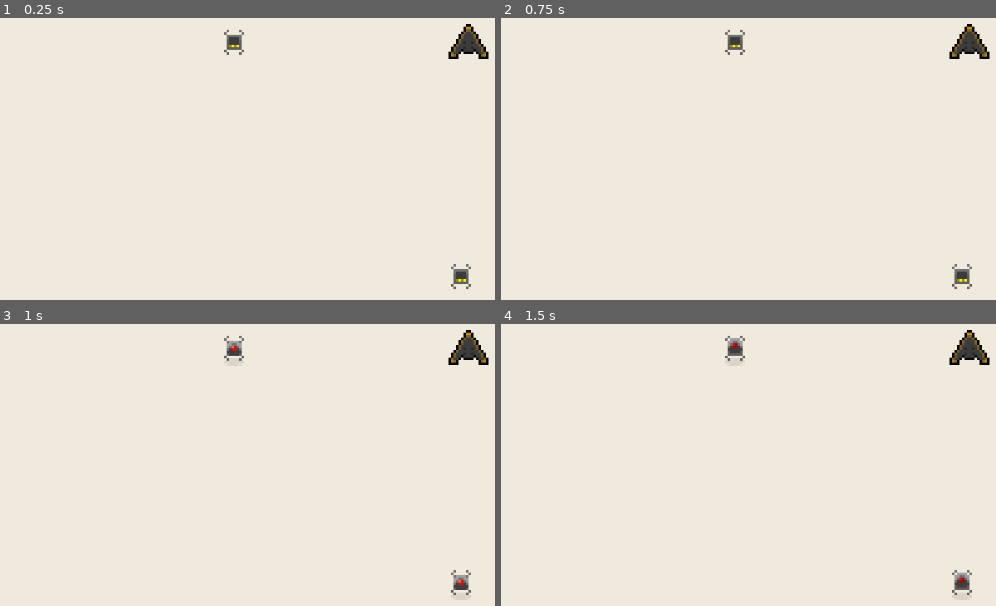
Above: before the commit, frames 1-4 (two rows, left to right).
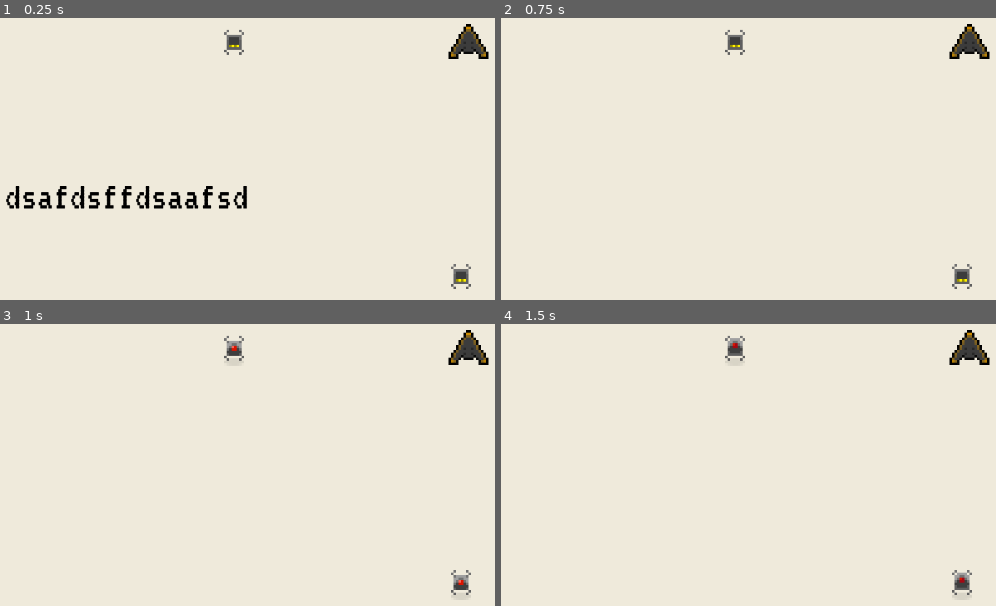
Above: after the commit, the same moments.

Repository: Anudin/LD41
Game: Godot game, scene res://Levels/Level2.tscn
Same seed, same stepped clock (60 frames per second), same inputs: the game is played once before the commit and once after it. This scene is started directly instead of the project's main scene.
Inputs:
- Up to frame 1 (0.25 s): no input
- Up to frame 2 (0.75 s): tap Enter (ui_accept) at 0.5 s; tap Space at 0.6 s
- Up to frame 3 (1 s): tap Enter (ui_accept) at 0.77 s
- Up to frame 4 (1.5 s): tap Enter (ui_accept) at 1.25 s; tap Backspace at 1.35 s

The runs differ from the first frame. In frame 1, 1.7% of the frame differs, in the area x 1-50%, y 59-68%; in frame 2, nothing differs; in frame 3, nothing differs; in frame 4, nothing differs.
Error before the commit: Parse Error: The method "win_condition" isn't declared in the current class. (res://Levels/Level.gd:27)
Error after the commit: Invalid set index 'position' (on base: 'null instance') with value of type 'Vector2'. (res://Spawns/PlayerSpawn.gd:9)

Commit message:
Implement game save and load

Diff:
--- a/Levels/Level.gd
+++ b/Levels/Level.gd
@@ -6,6 +6,14 @@
 export var SLOWMOTION_MODIFIER = 0.3
 export var SHOW_DIR_HINT = false
 export(PackedScene) var Movement
+
+# Implement in each script
+func win_condition():
+	pass
+
+# Implement if needed
+func save():
+	return {}
 
 func before():
 	pass
--- a/Levels/Level2.gd
+++ b/Levels/Level2.gd
@@ -1,4 +1,16 @@
 extends "res://Levels/Level.gd"
+
+var skip_tutorial = false
+
+func save():
+	return {"skip_tutorial": skip_tutorial}
+
+func before():
+	if skip_tutorial:
+		$TutorialLayer/TutorialText.hide()
+		return
+
+	get_tree().paused = true
 
 func win_condition():
 	return get_tree().get_nodes_in_group("enemy_spawn").size() == 0
--- a/Levels/Level2.tscn
+++ b/Levels/Level2.tscn
@@ -1,11 +1,12 @@
-[gd_scene load_steps=5 format=2]
+[gd_scene load_steps=6 format=2]
 
 [ext_resource path="res://Levels/Level2.gd" type="Script" id=1]
 [ext_resource path="res://Player/AbsoluteMovement.tscn" type="PackedScene" id=2]
-[ext_resource path="res://Spawns/Spawn.tscn" type="PackedScene" id=3]
-[ext_resource path="res://Spawns/PlayerSpawn.tscn" type="PackedScene" id=4]
+[ext_resource path="res://UI/TutorialText.tscn" type="PackedScene" id=3]
+[ext_resource path="res://Spawns/Spawn.tscn" type="PackedScene" id=4]
+[ext_resource path="res://Spawns/PlayerSpawn.tscn" type="PackedScene" id=5]
 
-[node name="Level" type="Node2D" index="0"]
+[node name="Level" type="Node2D"]
 
 script = ExtResource( 1 )
 LAUNCH_CODE_LENGTH = 3
@@ -13,20 +14,38 @@
 SHOW_DIR_HINT = false
 Movement = ExtResource( 2 )
 
-[node name="Obstacles" type="Node2D" parent="." index="0"]
+[node name="TutorialLayer" type="CanvasLayer" parent="." index="0"]
 
-[node name="Spawns" type="Node2D" parent="." index="1"]
+layer = 1
+offset = Vector2( 0, 0 )
+rotation = 0.0
+scale = Vector2( 1, 1 )
+transform = Transform2D( 1, 0, 0, 1, 0, 0 )
 
-[node name="Spawn" parent="Spawns" index="0" instance=ExtResource( 3 )]
+[node name="TutorialText" parent="TutorialLayer" index="0" instance=ExtResource( 3 )]
+
+margin_left = 334.0
+margin_top = 392.0
+margin_right = 724.0
+margin_bottom = 457.0
+text = "dsafdsffdsaafsd"
+
+[node name="Obstacles" type="Node2D" parent="." index="1"]
+
+[node name="Spawns" type="Node2D" parent="." index="2"]
+
+editor/display_folded = true
+
+[node name="Spawn" parent="Spawns" index="0" instance=ExtResource( 4 )]
 
 position = Vector2( 1063.64, 553.242 )
 
-[node name="Spawn2" parent="Spawns" index="1" instance=ExtResource( 3 )]
+[node name="Spawn2" parent="Spawns" index="1" instance=ExtResource( 4 )]
 
 position = Vector2( 701.117, 178.129 )
 
-[node name="PlayerSpawn" parent="." index="2" instance=ExtResource( 4 )]
+[node name="PlayerSpawn" parent="." index="3" instance=ExtResource( 5 )]
 
 position = Vector2( 1075.6, 177.039 )
 
-[node name="AI" type="Node2D" parent="." index="3"]
+[node name="AI" type="Node2D" parent="." index="4"]
--- a/Main.gd
+++ b/Main.gd
@@ -3,20 +3,25 @@
 # Quirks: Can't rename folder (in use?)
 # Quirks: Child remove doesn't work...
 
-# TODO: Implement progression
-# TODO: Tutorial
-# TODO: Safestate
+# TODO: Remember if tutorial was already showed, reshow it via menu -> Safestate
+# TODO: Implement progression -> Write level texts
+
 # TODO: Sound [Warn sound, shot, explosion, typing, moving?]
 # TODO: Main, Pause, death... menu - New Game, Continue, Controls maybe difficulty setting
+
 # TODO: Particles - trails!, blood, smoke etc.
+
+# If time I may add the walk sim joke at the beginning. Shouldn't take long.
 
 var COMMANDS = []
 const TEMP_COMMANDS = {"sdf": "shoot"}
 
+var level_path
+
 func _ready():
 	randomize()
 
-	change_level("res://Levels/Level1.tscn")
+	load_game()
 	_on_queue_updated([])
 	update_temp_commands(TEMP_COMMANDS.keys()[0])
 
@@ -74,13 +79,48 @@
 	root.add_child(load("res://Main.tscn").instance())
 	queue_free()
 
-func change_level(path):
+func change_level(path, args = null):
+	level_path = path
 	var level = load(path).instance()
+
+	if args != null:
+		for variable in args.keys():
+			level.set(variable, args[variable])
 
 	if not has_node("Level/Level"):
 		$Level.add_child(level)
 	else:
 		$Level/Level.after()
-#		$Level/Level.queue_free()
-#		remove_child($Level/Level)
 		$Level.add_child(level)
+
+	save_game()
+
+func _notification(what):
+	if what == MainLoop.NOTIFICATION_WM_QUIT_REQUEST:
+		save_game()
+
+func save_game():
+	var variables = $Level/Level.save()
+	variables["level"] = level_path
+
+	var save_file = File.new()
+	save_file.open("user://ld41.save", File.WRITE)
+	save_file.store_line(to_json(variables))
+	save_file.close()
+
+func load_game():
+	var save_file = File.new()
+	save_file.open("user://ld41.save", File.READ)
+
+	if not save_file.file_exists("user://ld41.save"):
+		change_level("res://Levels/Level1.tscn")
+		return
+	else:
+		var data = parse_json(save_file.get_line())
+		var level = data["level"]
+		data.erase("level")
+		var args = data
+
+		change_level(level, args)
+
+	save_file.close()
--- a/Main.tscn
+++ b/Main.tscn
@@ -15,7 +15,7 @@
 font_data = ExtResource( 2 )
 _sections_unfolded = [ "Font", "Settings" ]
 
-[node name="Main" type="Node2D"]
+[node name="Main" type="Node2D" index="0"]
 
 script = ExtResource( 1 )
 _sections_unfolded = [ "Transform" ]
--- a/Player/Player.tscn
+++ b/Player/Player.tscn
@@ -85,6 +85,6 @@
 editor_draw_screen = true
 editor_draw_limits = false
 editor_draw_drag_margin = false
-_sections_unfolded = [ "Drag Margin", "Visibility" ]
+_sections_unfolded = [ "Drag Margin", "Transform", "Visibility" ]
 
 [connection signal="area_shape_entered" from="Area2D" to="." method="_on_area_shape_entered"]
--- a/Spawns/PlayerSpawn.gd
+++ b/Spawns/PlayerSpawn.gd
@@ -9,6 +9,7 @@
 	player.position = position
 	player.rotation = 0
 	player.velocity = Vector2(0,0)
+	player.get_node("Camera2D").align()
 
 #func _process(delta):
 #	# Called every frame. Delta is time since last frame.
--- a/Levels/Tutorial.gd
+++ b/UI/Tutorial.gd
@@ -1,8 +1,4 @@
 extends Label
-
-# class member variables go here, for example:
-# var a = 2
-# var b = "textvar"
 
 func _ready():
 	# Called every time the node is added to the scene.
--- a/Levels/Tutorial.tscn
+++ b/UI/TutorialText.tscn
@@ -1,7 +1,7 @@
 [gd_scene load_steps=4 format=2]
 
 [ext_resource path="res://fonts/VT323-Regular.ttf" type="DynamicFontData" id=1]
-[ext_resource path="res://Levels/Tutorial.gd" type="Script" id=2]
+[ext_resource path="res://UI/Tutorial.gd" type="Script" id=2]
 
 [sub_resource type="DynamicFont" id=1]
 
@@ -11,7 +11,7 @@
 font_data = ExtResource( 1 )
 _sections_unfolded = [ "Font", "Settings" ]
 
-[node name="Tutorial" type="Label" index="0"]
+[node name="TutorialText" type="Label"]
 
 pause_mode = 2
 anchor_left = 0.0
